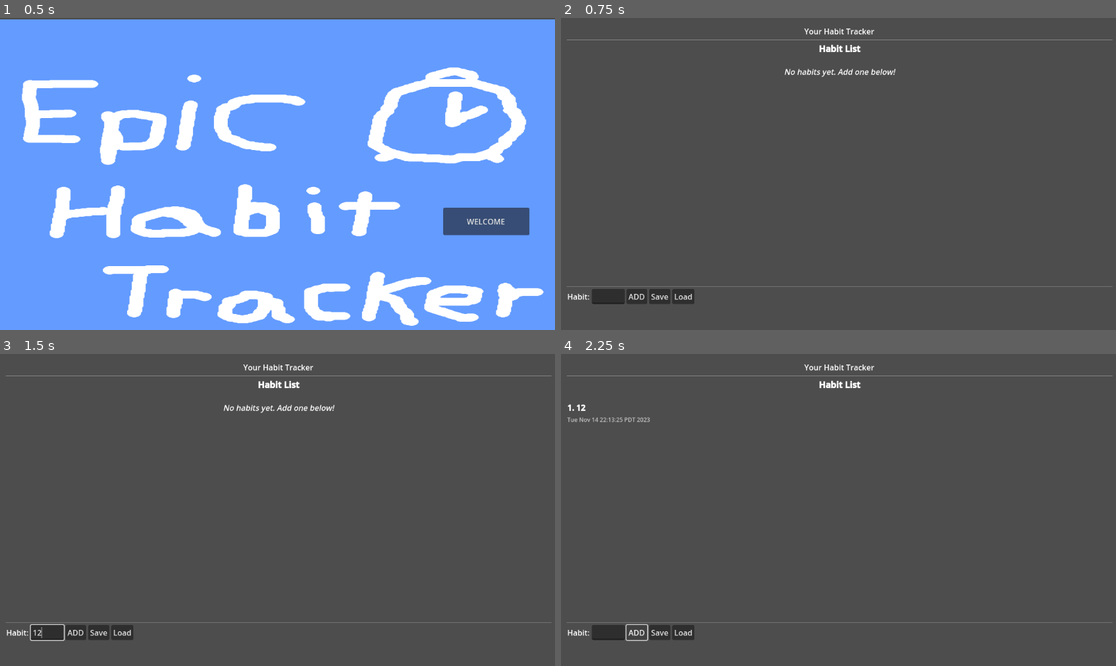
Above: before the commit, frames 1-4 (two rows, left to right).
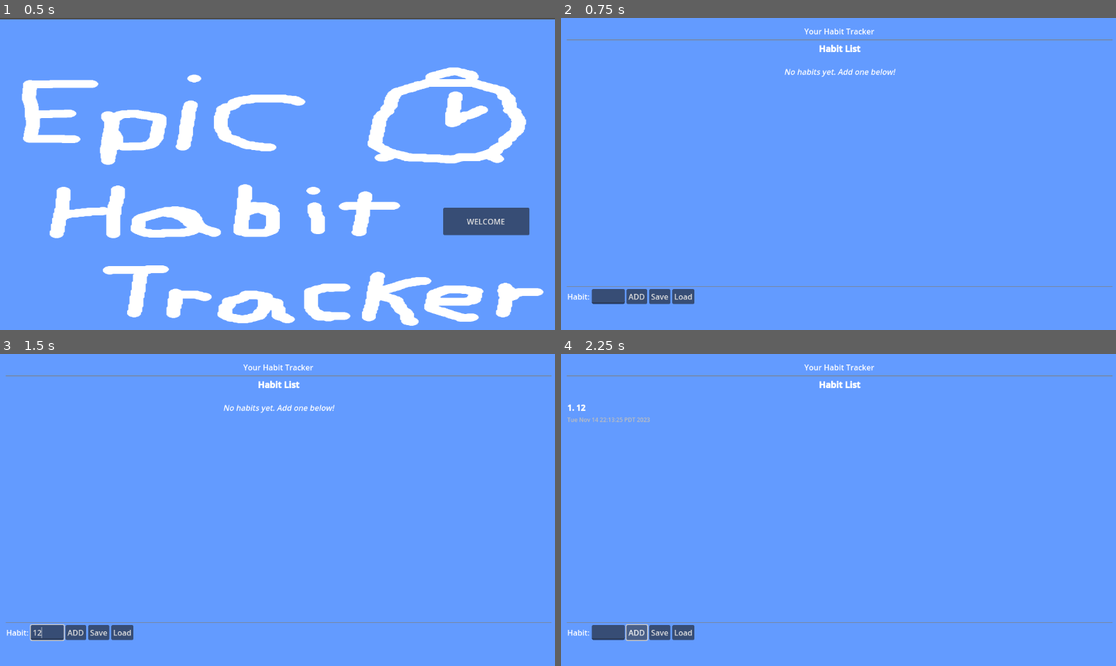
Above: after the commit, the same moments.

Repository: SCKegley/Fitenss-Tracker-Project-1-Part-2
Game: Godot game, scene res://main.tscn
Same seed, same stepped clock (60 frames per second), same inputs: the game is played once before the commit and once after it.
Inputs (mouse positions are in pixels of both pictures, inside the frame that each line leads up to):
- Up to frame 1 (0.5 s): no input
- Up to frame 2 (0.75 s): click "WELCOME" at 0.5 s
- Up to frame 3 (1.5 s): click (49, 631) at 1.27 s; type "12" at 1.35 s
- Up to frame 4 (2.25 s): click "ADD" at 2 s

Frame 1 is identical in both runs. In frame 2, 100% of the frame differs, in the area x 0-100%, y 0-100%; in frame 3, 100%; in frame 4, 100%.

Commit message:
Final stuff
Background, ui and data stuff

Diff:
--- a/fitness-tracker-project-1-cmps-3390/habits.gd
+++ b/fitness-tracker-project-1-cmps-3390/habits.gd
@@ -1,4 +1,8 @@
 extends Control
+
+# To review data in JSON DATA
+# Press: Windows + R
+# Type: %APPDATA%\Godot\app_userdata\
 
 # Node references - using RichTextLabel instead of ItemList
 @onready var habit_display: RichTextLabel
@@ -11,7 +15,6 @@
 const SAVE_FILE = "user://habits.save"
 
 func _ready():
-	# Get node references - NOTE: Using RichTextLabel now
 	habit_display = $VBoxContainer/ScrollContainer/RichTextLabel
 	habit_input = $VBoxContainer/HBoxContainer/LineEdit
 	add_button = $VBoxContainer/HBoxContainer/ButtonAdd
@@ -20,7 +23,6 @@
 
 	# Debug: Check if nodes were found
 	print("RichTextLabel found: ", habit_display != null)
-	print("RichTextLabel path: ", habit_display.get_path() if habit_display else "NULL")
 
 	# Connect button signals
 	add_button.pressed.connect(_on_add_button_pressed)
@@ -33,6 +35,7 @@
 	# Test display
 	update_habit_display()
 
+# stip_edge to remove white SPACEEE!
 func _on_add_button_pressed():
 	var habit_text = habit_input.text.strip_edges()
 
@@ -124,6 +127,7 @@
 	else:
 		print("No save file found - starting fresh")
 
+
 func get_day_name(day_index):
 	var days = ["Sun", "Mon", "Tue", "Wed", "Thu", "Fri", "Sat"]
 	return days[day_index]
--- a/fitness-tracker-project-1-cmps-3390/habits.tscn
+++ b/fitness-tracker-project-1-cmps-3390/habits.tscn
@@ -1,6 +1,7 @@
-[gd_scene load_steps=2 format=3 uid="uid://ckhl2mt14aqmx"]
+[gd_scene load_steps=3 format=3 uid="uid://ckhl2mt14aqmx"]
 
 [ext_resource type="Script" uid="uid://c16ovbguo3qfr" path="res://habits.gd" id="1_lmqjq"]
+[ext_resource type="Texture2D" uid="uid://bawhbvqoiam2c" path="res://COOL Blue backgroundt.png" id="2_642ly"]
 
 [node name="Habits" type="Control"]
 layout_mode = 3
@@ -13,6 +14,11 @@
 grow_horizontal = 2
 grow_vertical = 2
 script = ExtResource("1_lmqjq")
+
+[node name="CoolBlueBackgroundt" type="Sprite2D" parent="."]
+position = Vector2(546, 361.5)
+scale = Vector2(0.5898764, 0.6495399)
+texture = ExtResource("2_642ly")
 
 [node name="VBoxContainer" type="VBoxContainer" parent="."]
 layout_mode = 0
Binary file added: fitness-tracker-project-1-cmps-3390/COOL Blue backgroundt.png
Not shown, added: fitness-tracker-project-1-cmps-3390/COOL Blue backgroundt.png.import
